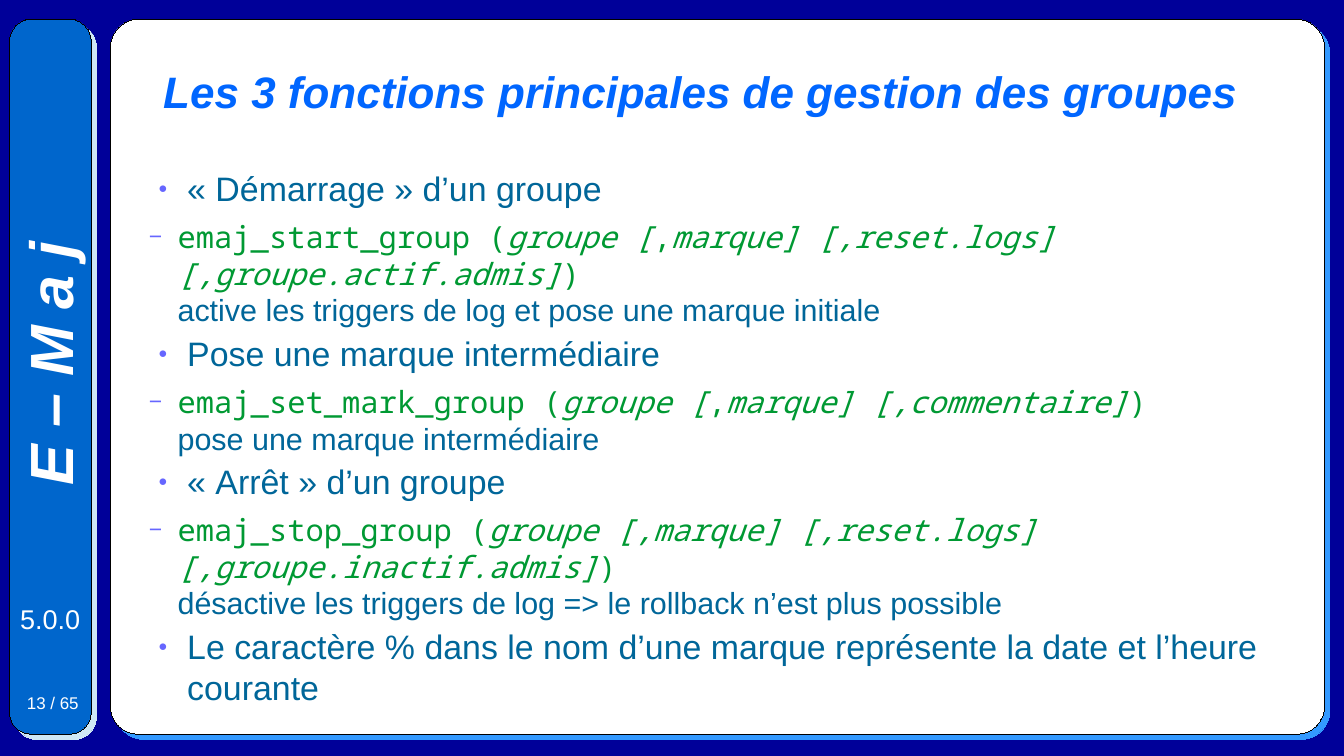
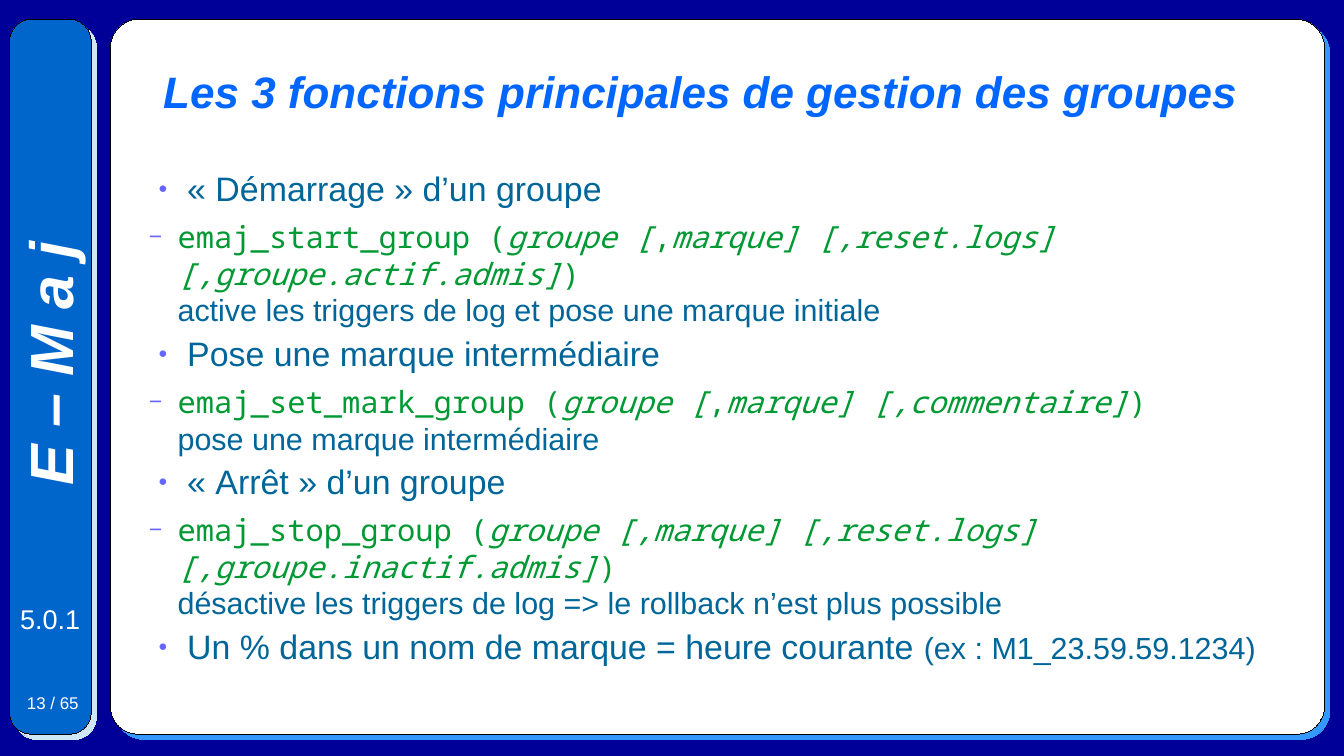
Before and after one commit to beaud76/emaj_doc, a slide deck: slide 13 of Emaj.devel_pres_fr.odp. Drawn at 1344x756 pixels with LibreOffice and Linux fonts; fonts in the diff are those of the drawing. Boxes give left, top, right and bottom in pixels: in the first picture for what was removed or moved away, otherwise in the second. Text is boxed around its words. In the diff, an @@ line names an element or a change of style, - is before the commit and + after.

```diff
--- a/Emaj.devel_pres_fr.odp
+++ b/Emaj.devel_pres_fr.odp
@@ text at (x1=20, y1=610, x2=80, y2=630): text changed @@
-5.0.0
+5.0.1
@@ text at (x1=187, y1=634, x2=1256, y2=666): text changed @@
-● Le caractère % dans le nom d’une marque représente la date et l’heure courante
+● Un % dans un nom de marque = heure courante (ex : M1_23.59.59.1234)
```
Also in this commit, not shown: 63 other slides changed, 2 other files.
